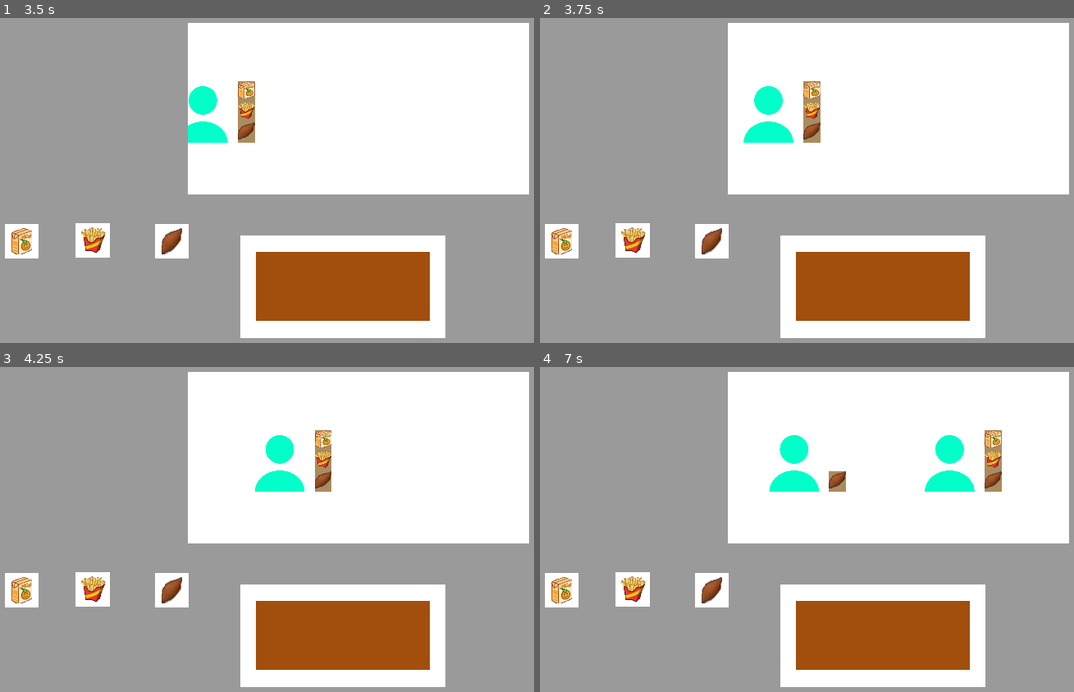
Above: before the commit, frames 1-4 (two rows, left to right).
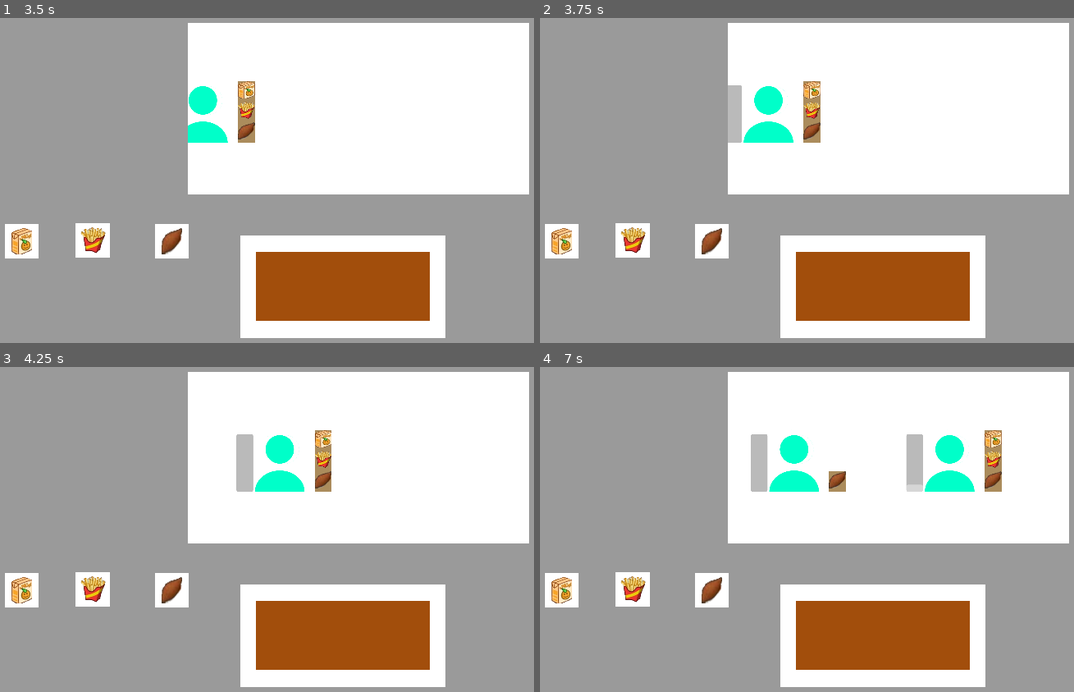
Above: after the commit, the same moments.

Repository: sharkwvt/otomegame
Game: Godot game, scene res://game.tscn
Two runs of this game, one before a commit and one after it. Both use one fixed random seed, a clock stepped at 60 frames per second and the inputs below.
Inputs:
- Up to frame 1 (3.5 s): tap Enter at 0.5, 2 s; tap Space at 1.25, 2.75 s
- Up to frame 2 (3.75 s): no input
- Up to frame 3 (4.25 s): no input
- Up to frame 4 (7 s): tap Enter at 5.75 s

Frame 1 is identical in both runs. In frame 2, 0.5% of the frame differs, in the area x 35-38%, y 20-39%; in frame 3, 0.6%; in frame 4, 1.1%, in the area x 39-72%, y 20-39%.

Commit message:
添加顧客倒數顯示

Diff:
--- a/customer/customer.gd
+++ b/customer/customer.gd
@@ -2,27 +2,34 @@
 class_name Customer
 
 var root: Game
+var ps_bar :ProgressBar
 
 var order = []
 var order_timer = 0
 var order_time = 20
-var order_time_buffer = 0.1
+var order_time_buffer = 0.1 # 訂單緩衝時間比例
 var speed = 300
 
 # Called when the node enters the scene tree for the first time.
 func _ready() -> void:
-	root = get_node("/root/Root")
+	setup()
 	create_order()
 
 # Called every frame. 'delta' is the elapsed time since the previous frame.
 func _process(delta: float) -> void:
 	order_timer += delta
+	ps_bar.value = (order_timer - order_time * order_time_buffer) / order_time
 	if order_timer >= order_time * (order_time_buffer + 1):
 		timeout()
 
 	# 移動到指定點
 	if position.distance_to(get_pos()) > 0.1:
 		position = position.move_toward(get_pos(), delta * speed)
+
+func setup():
+	root = get_node("/root/Root")
+	ps_bar = $ProgressBar
+	ps_bar.value = 0
 
 func get_pos() -> Vector2:
 	var width = size.x + 100
--- a/customer/customer.tscn
+++ b/customer/customer.tscn
@@ -17,3 +17,24 @@
 offset_right = 302.0
 offset_bottom = 202.0
 color = Color(0.671713, 0.547105, 0.360713, 1)
+
+[node name="TextureProgressBar" type="TextureProgressBar" parent="."]
+visible = false
+layout_mode = 0
+offset_right = 40.0
+offset_bottom = 40.0
+fill_mode = 3
+
+[node name="ProgressBar" type="ProgressBar" parent="."]
+layout_mode = 1
+anchors_preset = 2
+anchor_top = 1.0
+anchor_bottom = 1.0
+offset_left = -27.0
+offset_top = -169.0
+offset_right = 22.0
+grow_vertical = 0
+max_value = 1.0
+value = 0.5
+fill_mode = 3
+show_percentage = false
